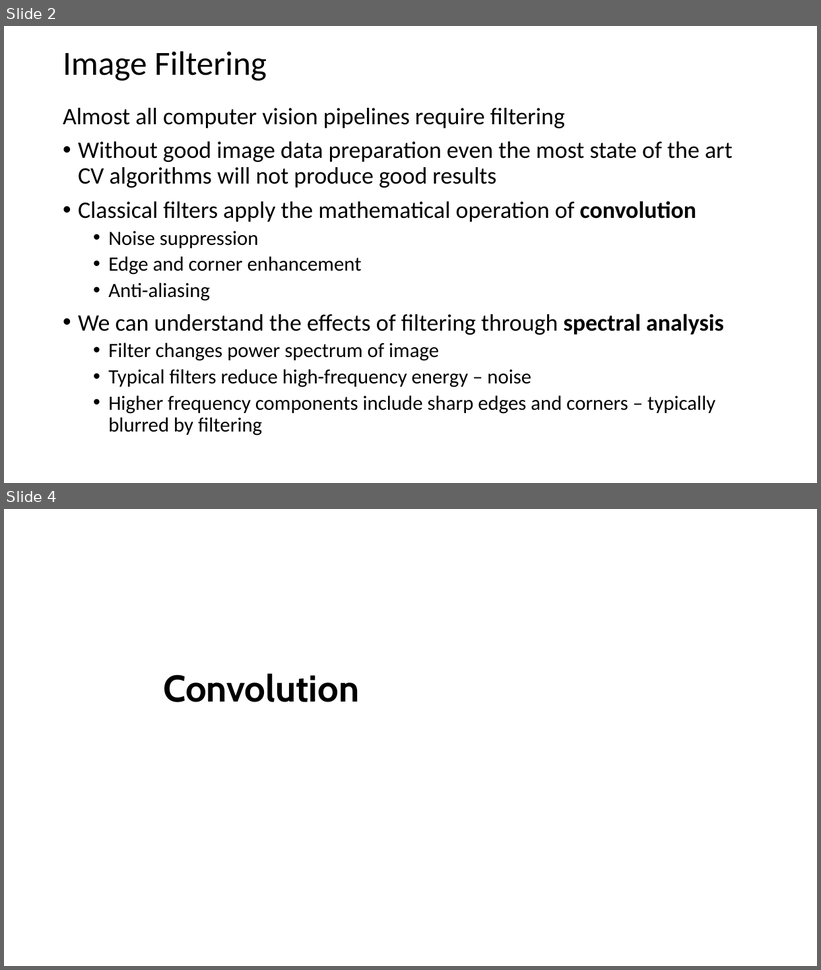
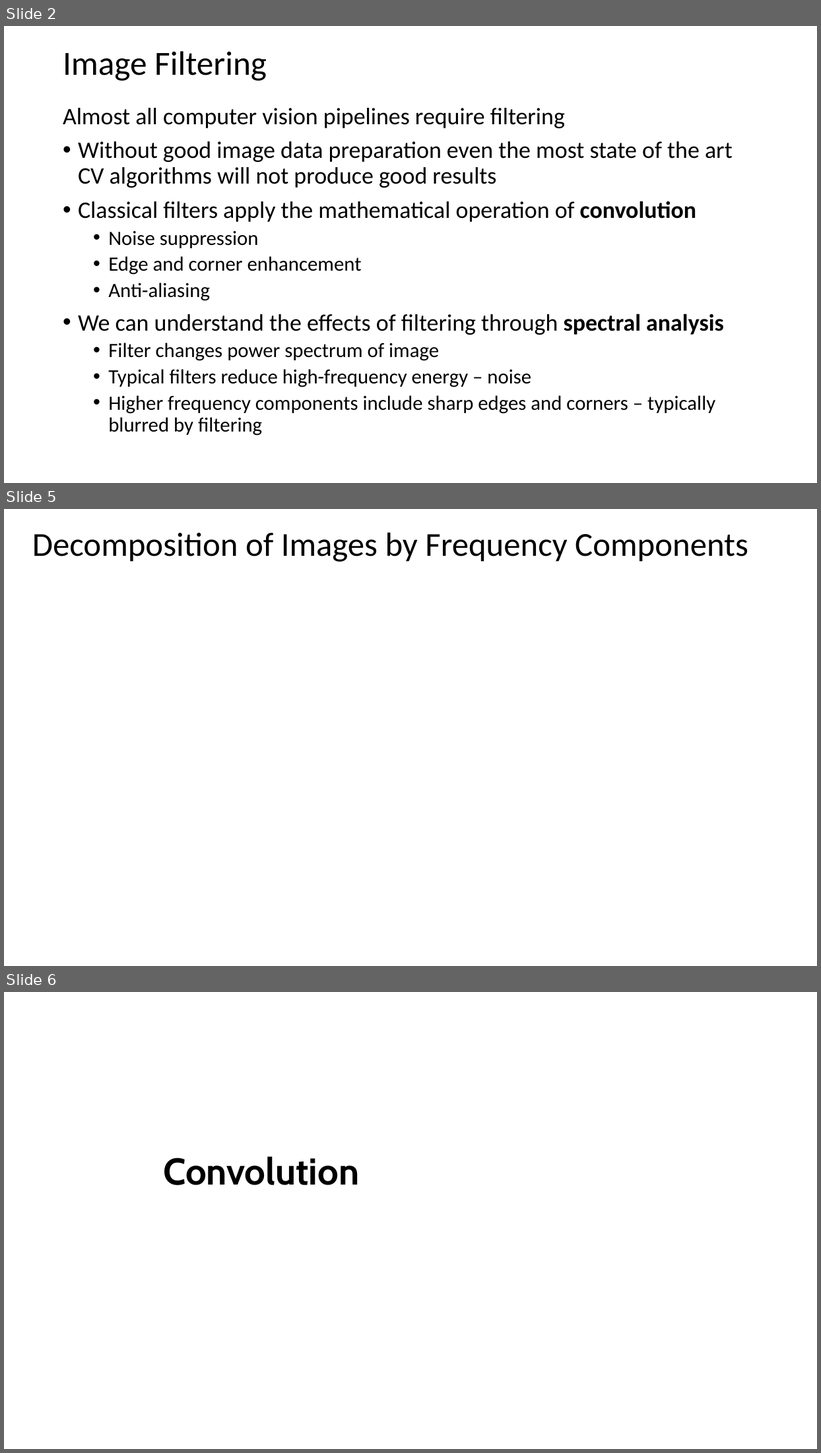
Before and after one commit to StephenElston/CSCI-E25, a slide deck: Slides/2_ConvolutionFilterig.pptx. Shown one above the other, each under a label of ours: slides 2 and 4 before the commit, slides 2, 5 and 6 after it; the slides between them are not shown. The pictures are 821x970 and 821x1453 pixels, drawn with LibreOffice and Linux fonts; fonts in the diff are those of the drawing; grey boxes stand for pictures. Boxes give left, top, right and bottom in pixels: in the first picture for what was removed or moved away, otherwise in the second. Text is boxed around its words. In the diff, an @@ line names an element or a change of style, - is before the commit and + after.

```diff
--- a/Slides/2_ConvolutionFilterig.pptx
+++ b/Slides/2_ConvolutionFilterig.pptx
@@ slide 5 added at [4,509,817,966], background #FFFFFF @@
@@ title added at [32,532,748,562], 39.6 pt, text #000000 @@
+Decomposition of Images by Frequency Components
@@ what was slide 4 is now slide 6 @@
```
Also in this commit, not shown: 1 slide changed, 1 other slide added, 1 other file.
